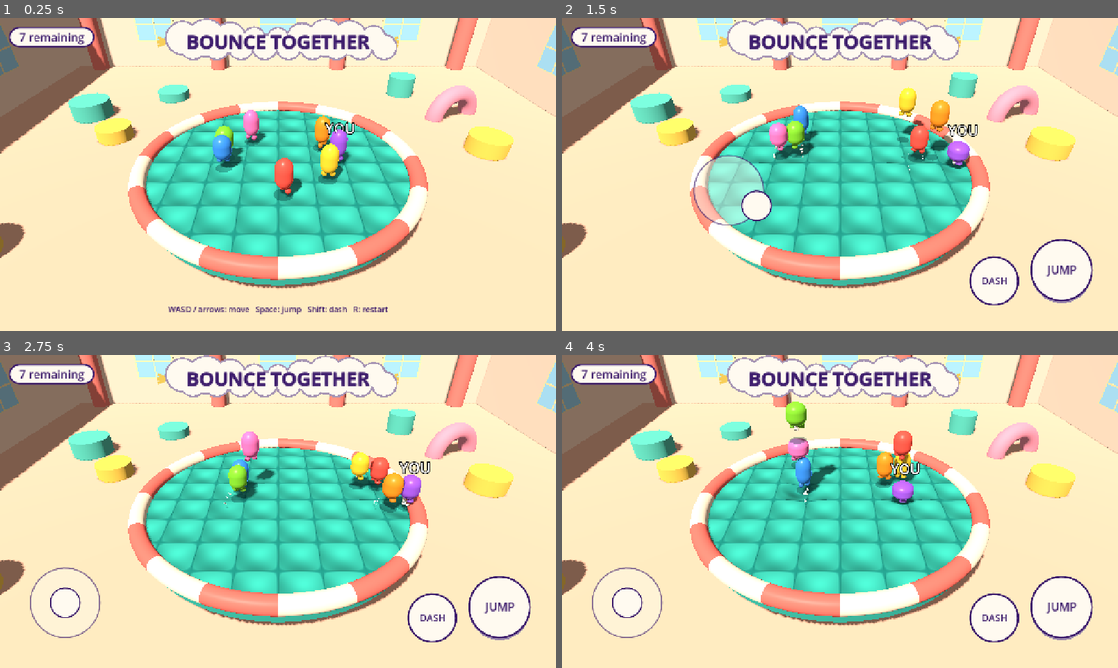
Above: before the commit, frames 1-4 (two rows, left to right).
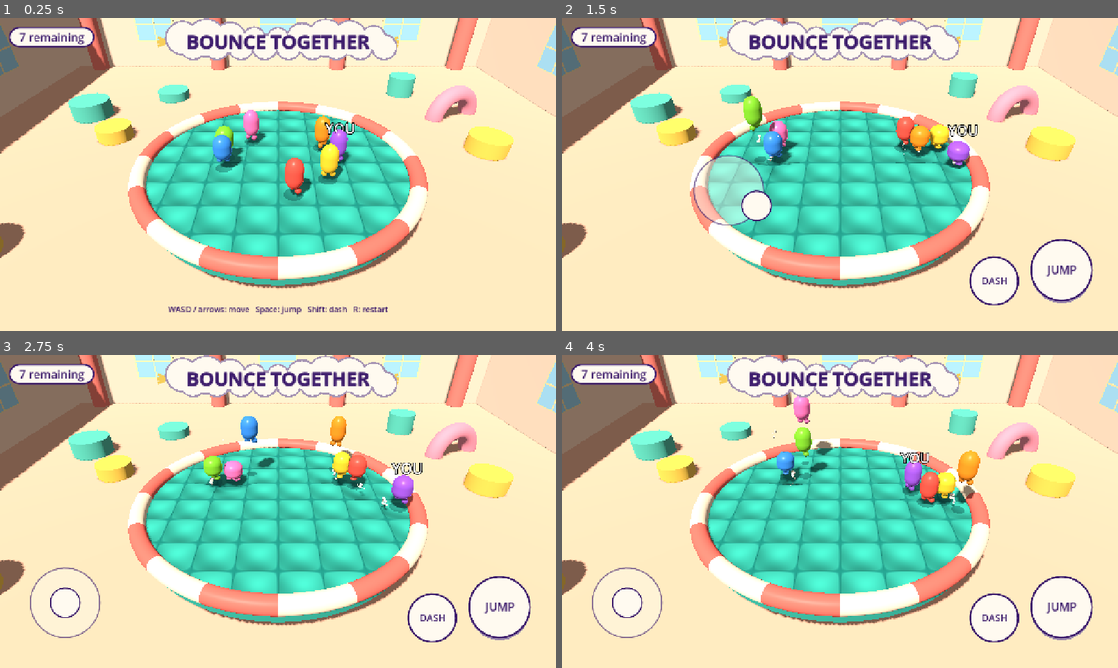
Above: after the commit, the same moments.

Repository: oronanschel/bounce-together
Game: Godot game, scene res://scenes/main.tscn
Same seed, same stepped clock (60 frames per second), same inputs: the game is played once before the commit and once after it.
Inputs (mouse positions are in pixels of both pictures, inside the frame that each line leads up to):
- Up to frame 1 (0.25 s): no input
- Up to frame 2 (1.5 s): move the mouse to (962, 158) at 0.52 s; hold D (move_right) 0.53-1.25 s; tap Shift (dash) at 0.6 s; click (962, 158) at 0.67 s; tap Space (jump) at 0.77 s; drag from (728, 190) to (812, 237) at 1.27 s
- Up to frame 3 (2.75 s): move the mouse to (333, 442) at 2.02 s; hold D (move_right) from 2.03 s (still down); tap Shift (dash) at 2.1 s
- Up to frame 4 (4 s): release D (move_right) at 2.75 s; drag from (812, 574) to (673, 464) at 2.77 s; move the mouse to (1006, 558) at 3.52 s; hold A (move_left) from 3.53 s (still down); tap Shift (dash) at 3.6 s; tap Space (jump) at 3.77 s

The runs differ from the first frame. In frame 1, 0.6% of the frame differs, in the area x 49-57%, y 44-59%; in frame 2, 2.9%; in frame 3, 3.6%; in frame 4, 4.3%, in the area x 37-76%, y 13-51%.

Commit message:
Let bots dash and preserve pre-impact speed
Assisted-by: Codex:GPT-6 (Karma42 agent codex-bouncer)

Diff:
--- a/scripts/main.gd
+++ b/scripts/main.gd
@@ -202,6 +202,8 @@
 			steering -= radial.normalized() * Tuning.BOT_EDGE_STEER
 		bot.bot_direction = steering.normalized()
 		bot.bot_jump = nearest_distance < Tuning.BOT_JUMP_DISTANCE_SQUARED and randf() < Tuning.BOT_JUMP_CHANCE
+		if nearest_distance < Tuning.BOT_DASH_DISTANCE_SQUARED and randf() < Tuning.BOT_DASH_CHANCE:
+			bot.try_dash(bot.bot_direction)
 
 
 func _resolve_bumps() -> void:
@@ -221,13 +223,13 @@
 			if horizontal.length() > Tuning.HIT_DISTANCE or abs(separation.y) > Tuning.HIT_VERTICAL_RANGE:
 				continue
 			var direction := horizontal.normalized() if horizontal.length() > 0.001 else Vector2.RIGHT
-			var va := Vector2(a.velocity.x, a.velocity.z)
-			var vb := Vector2(b.velocity.x, b.velocity.z)
+			var va := Vector2(a.impact_velocity.x, a.impact_velocity.z)
+			var vb := Vector2(b.impact_velocity.x, b.impact_velocity.z)
 			# Each bouncer's speed into the other adds to the push it delivers.
 			var a_strike := maxf(0.0, va.dot(direction)) * Tuning.HIT_SPEED_SCALE
-			a_strike += maxf(0.0, -a.velocity.y) * Tuning.HIT_FALL_SCALE
+			a_strike += maxf(0.0, -a.impact_velocity.y) * Tuning.HIT_FALL_SCALE
 			var b_strike := maxf(0.0, -vb.dot(direction)) * Tuning.HIT_SPEED_SCALE
-			b_strike += maxf(0.0, -b.velocity.y) * Tuning.HIT_FALL_SCALE
+			b_strike += maxf(0.0, -b.impact_velocity.y) * Tuning.HIT_FALL_SCALE
 			var to_b := minf(Tuning.HIT_MAX_IMPULSE, Tuning.HIT_IMPULSE + a_strike)
 			var to_a := minf(Tuning.HIT_MAX_IMPULSE, Tuning.HIT_IMPULSE + b_strike)
 			var axis := Vector3(direction.x, 0, direction.y)
--- a/scripts/physics_tuning.gd
+++ b/scripts/physics_tuning.gd
@@ -39,3 +39,5 @@
 const BOT_EDGE_STEER := 1.5
 const BOT_JUMP_DISTANCE_SQUARED := 5.0
 const BOT_JUMP_CHANCE := 0.2
+const BOT_DASH_DISTANCE_SQUARED := 16.0
+const BOT_DASH_CHANCE := 0.3
--- a/scripts/player.gd
+++ b/scripts/player.gd
@@ -14,6 +14,7 @@
 var is_bot := false
 var bot_direction := Vector2.ZERO
 var bot_jump := false
+var impact_velocity := Vector3.ZERO
 var _hit_control_time := 0.0
 
 var _was_on_floor := false
@@ -55,9 +56,8 @@
 	if input.length_squared() > 0.01:
 		_last_direction = input.normalized()
 	_dash_cooldown = maxf(0.0, _dash_cooldown - delta)
-	if not is_out and not is_bot and _dash_cooldown <= 0.0 and Input.is_action_just_pressed("dash"):
-		apply_impulse(Vector3(_last_direction.x, 0, _last_direction.y) * Tuning.DASH_IMPULSE)
-		_dash_cooldown = Tuning.DASH_COOLDOWN
+	if not is_out and not is_bot and Input.is_action_just_pressed("dash"):
+		try_dash(_last_direction)
 	var target := Vector3(input.x, 0, input.y) * Tuning.MOVE_SPEED
 	_hit_control_time = maxf(0.0, _hit_control_time - delta)
 	var acceleration := Tuning.GROUND_ACCEL if is_on_floor() else Tuning.AIR_ACCEL
@@ -76,6 +76,7 @@
 		_jump_buffer = 0.0
 		launched.emit(velocity.y, false)
 
+	impact_velocity = velocity
 	move_and_slide()
 
 	if is_on_floor() and not _was_on_floor:
@@ -96,6 +97,15 @@
 	_visual.set_motion(Vector2(velocity.x, velocity.z).length(), velocity.y, _ground_y())
 
 
+## The same dash and cooldown apply to both player and computer opponents.
+func try_dash(direction: Vector2) -> void:
+	if is_out or _dash_cooldown > 0.0 or direction.length_squared() < 0.01:
+		return
+	var dash_dir := direction.normalized()
+	apply_impulse(Vector3(dash_dir.x, 0, dash_dir.y) * Tuning.DASH_IMPULSE)
+	_dash_cooldown = Tuning.DASH_COOLDOWN
+
+
 ## Impulses become velocity so steering can counter them instead of fighting wind.
 func apply_impulse(impulse: Vector3) -> void:
 	velocity += impulse
--- /dev/null
+++ b/tests/feel_smoke.gd
@@ -0,0 +1,47 @@
+extends SceneTree
+
+func _initialize() -> void:
+	call_deferred("check_feel")
+
+func check_feel() -> void:
+	var game = load("res://scenes/main.tscn").instantiate()
+	root.add_child(game)
+	for i in range(1, game.players.size()):
+		game.players[i].set_physics_process(false)
+		game.players[i].position = Vector3(30 + i * 2, 1, 0)
+	var p = game.players[0]
+	p.position = Vector3(0, 2, 0)
+	p.velocity = Vector3.ZERO
+	var rebound := false
+	var low_y := 0.0
+	var apex := 0.0
+	for i in 240:
+		await physics_frame
+		if not rebound and p.velocity.y > 0.0:
+			rebound = true
+			low_y = p.position.y
+			apex = low_y
+		elif rebound:
+			apex = maxf(apex, p.position.y)
+			if p.velocity.y <= 0.0:
+				break
+	assert(rebound and apex - low_y <= 1.2, "Passive rebound exceeded 60% of a 2-unit drop")
+	game.start_round()
+	p = game.players[0]
+	for i in range(1, game.players.size()):
+		game.players[i].set_physics_process(false)
+		game.players[i].position = Vector3(30 + i * 2, 1, 0)
+	p.position = Vector3(0, 0.1, 0)
+	Input.action_press("move_right")
+	var midpoint := 0.0
+	for i in 180:
+		await physics_frame
+		if i == 89:
+			midpoint = p.position.x
+	Input.action_release("move_right")
+	assert(p.position.x >= midpoint - 0.5, "Holding toward the rim pushed the player backward")
+	for i in 30:
+		await physics_frame
+	assert(absf(p.velocity.x) < 0.5, "Player kept sliding after release")
+	print("FEEL CHECK PASSED: rebound height=%.2f; rim hold and stop passed" % (apex - low_y))
+	quit()
--- a/tests/round_smoke.gd
+++ b/tests/round_smoke.gd
@@ -20,6 +20,7 @@
 	a.position = Vector3(0, 1, 0)
 	b.position = Vector3(1, 1, 0)
 	a.velocity = Vector3(6, 0, 0)
+	a.impact_velocity = a.velocity
 	game._resolve_bumps()
 	assert(a.velocity.x < 6.0 and b.velocity.x > 2.0)
 	var tuning = load("res://scripts/physics_tuning.gd")
Binary file added: docs/screenshots/bot-dash.png
Not shown, changed: build/web-compact/index.pck.wasm
Not shown, changed: build/web/index.pck
